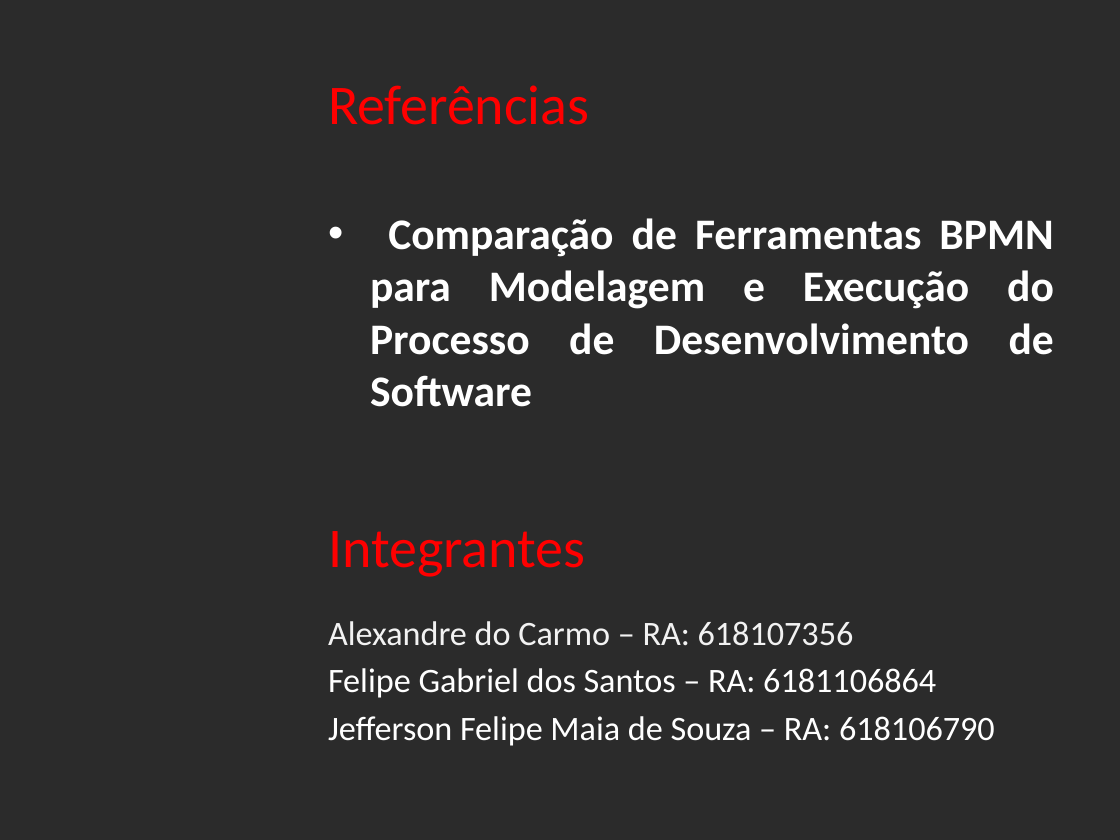
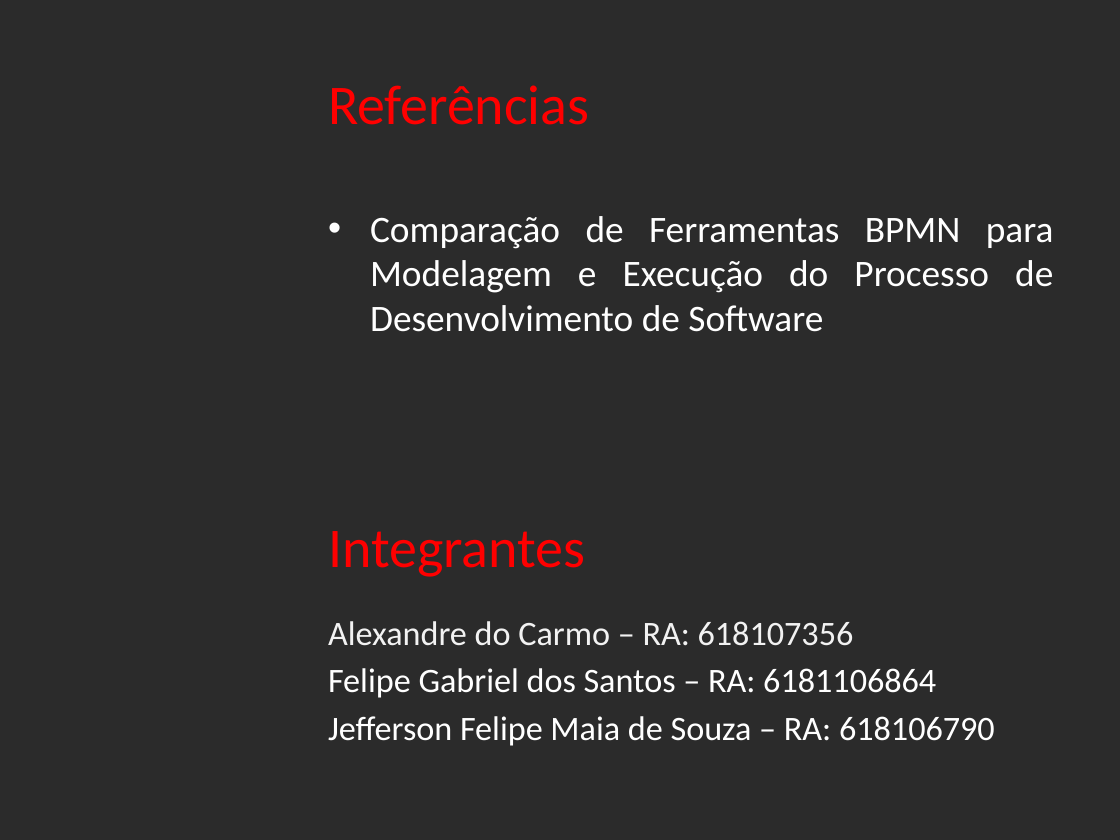
Before and after one commit to AlexDCuniverse/trabalho, a slide deck: slide 11 of ApresentaçãoBizAgi.pptx. Drawn at 1120x840 pixels with LibreOffice and Linux fonts; fonts in the diff are those of the drawing; background and template pictures are left out; a plain dark background stands for a picture behind light text. Boxes give left, top, right and bottom in pixels: in the first picture for what was removed or moved away, otherwise in the second. Text is boxed around its words. In the diff, an @@ line names an element or a change of style, - is before the commit and + after.

```diff
--- a/ApresentaçãoBizAgi.pptx
+++ b/ApresentaçãoBizAgi.pptx
@@ text "Comparação de Ferramentas BPMN para ..." at (370, 216, 1054, 332): size 28 to 24 pt, bold off @@
```
Also in this commit, not shown: 2 other slides changed.
